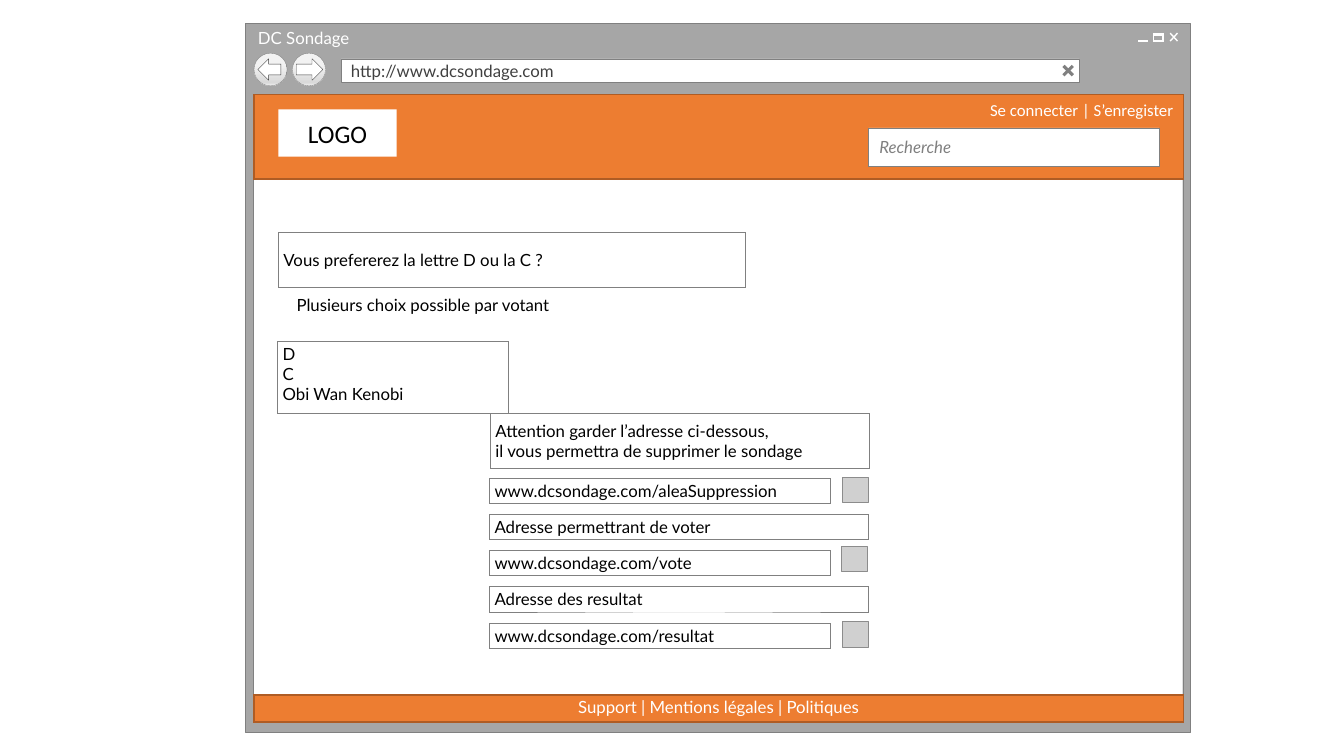
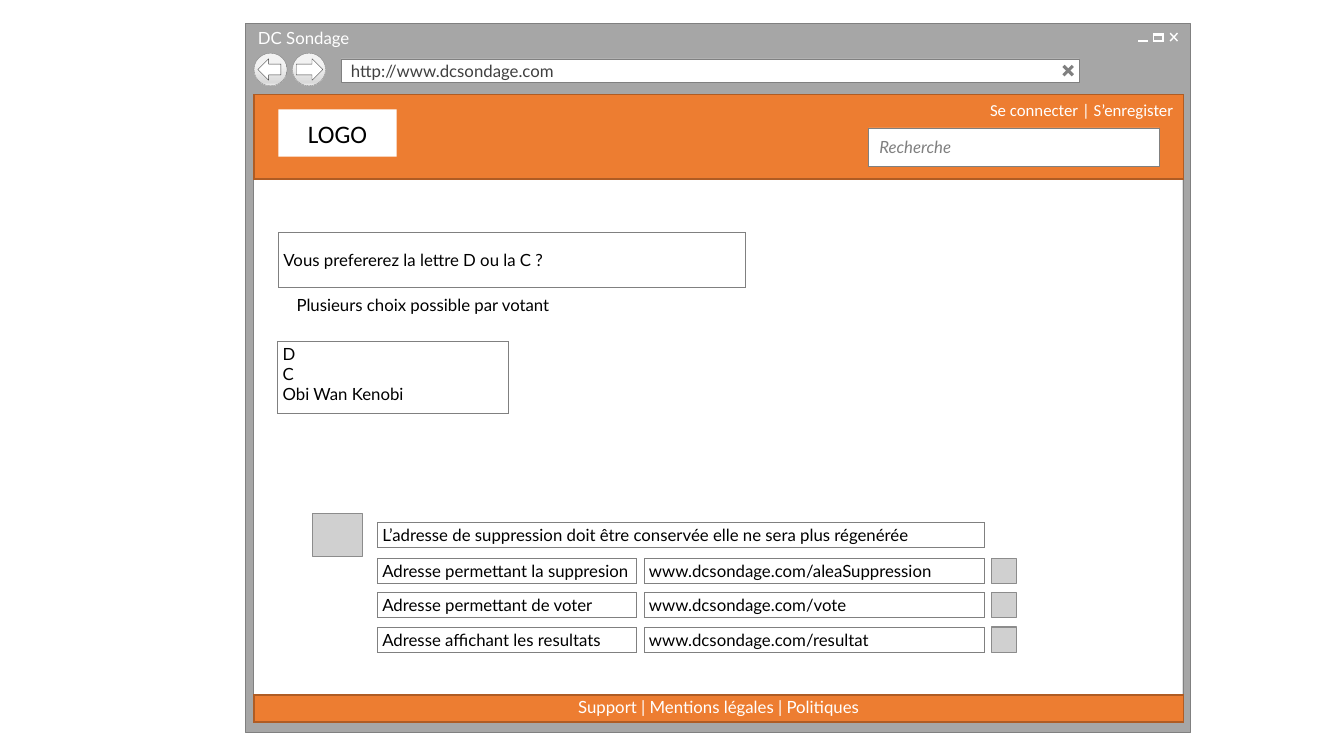
Before and after one commit to cedricbannelier/Projet1, a slide deck: slide 15 of maquetteWeb/maquetteProposition.pptx. Drawn at 1344x756 pixels with LibreOffice and Linux fonts; fonts in the diff are those of the drawing; grey boxes stand for pictures; background and template pictures are left out. Boxes give left, top, right and bottom in pixels: in the first picture for what was removed or moved away, otherwise in the second. Text is boxed around its words. In the diff, an @@ line names an element or a change of style, - is before the commit and + after.

```diff
--- a/maquetteWeb/maquetteProposition.pptx
+++ b/maquetteWeb/maquetteProposition.pptx
@@ rectangle removed at (x1=491, y1=413, x2=870, y2=469) @@
-Attention garder l’adresse ci-dessous,
-il vous permettra de supprimer le sondage
@@ picture added at (x1=313, y1=513, x2=362, y2=557) @@
@@ rectangle added at (x1=377, y1=522, x2=985, y2=547), fill #FFFFFF, outline #808080 0.25 pt, 12 pt, text #000000 @@
+L’adresse de suppression doit être conservée elle ne sera plus régenérée
@@ rectangle added at (x1=377, y1=558, x2=636, y2=583), fill #FFFFFF, outline #808080 0.25 pt, 12 pt, text #000000 @@
+Adresse permettant la suppresion
@@ rectangle "www.dcsondage.com/aleaSuppression" moved from (x1=490, y1=479, x2=831, y2=503) to (x1=644, y1=559, x2=985, y2=583) @@
@@ picture moved from (x1=842, y1=546, x2=867, y2=572) to (x1=991, y1=559, x2=1016, y2=584) @@
@@ rectangle "Adresse permettant de voter" resized from (x1=490, y1=514, x2=869, y2=539) to (x1=377, y1=592, x2=636, y2=617) @@
@@ text in rectangle at (x1=382, y1=598, x2=593, y2=614): text changed @@
-Adresse permettrant de voter
+Adresse permettant de voter
@@ rectangle removed at (x1=490, y1=587, x2=869, y2=612) @@
-Adresse des resultat
@@ rectangle "www.dcsondage.com/vote" moved from (x1=490, y1=551, x2=831, y2=576) to (x1=644, y1=592, x2=985, y2=617) @@
@@ picture moved from (x1=843, y1=478, x2=868, y2=503) to (x1=991, y1=592, x2=1016, y2=617) @@
@@ rectangle added at (x1=377, y1=627, x2=636, y2=652), fill #FFFFFF, outline #808080 0.25 pt, 12 pt, text #000000 @@
+Adresse affichant les resultats
@@ rectangle "www.dcsondage.com/resultat" moved from (x1=490, y1=623, x2=831, y2=648) to (x1=644, y1=627, x2=985, y2=652) @@
@@ picture moved from (x1=843, y1=622, x2=868, y2=647) to (x1=991, y1=627, x2=1016, y2=652) @@
```
Also in this commit, not shown: 4 other slides changed, 3 other files.
